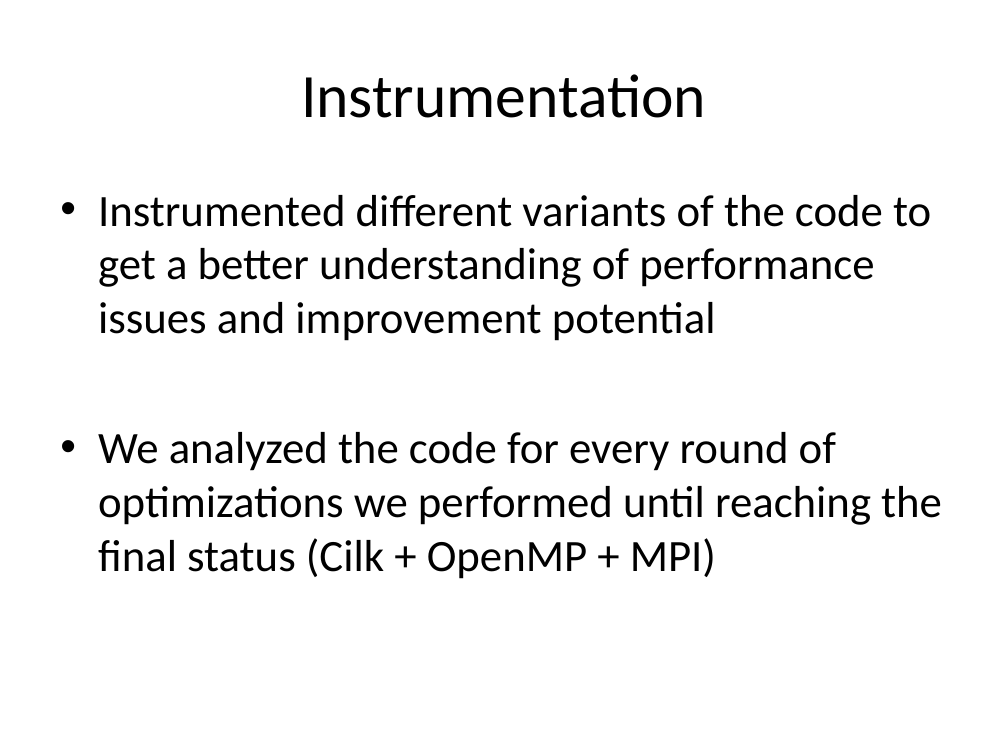
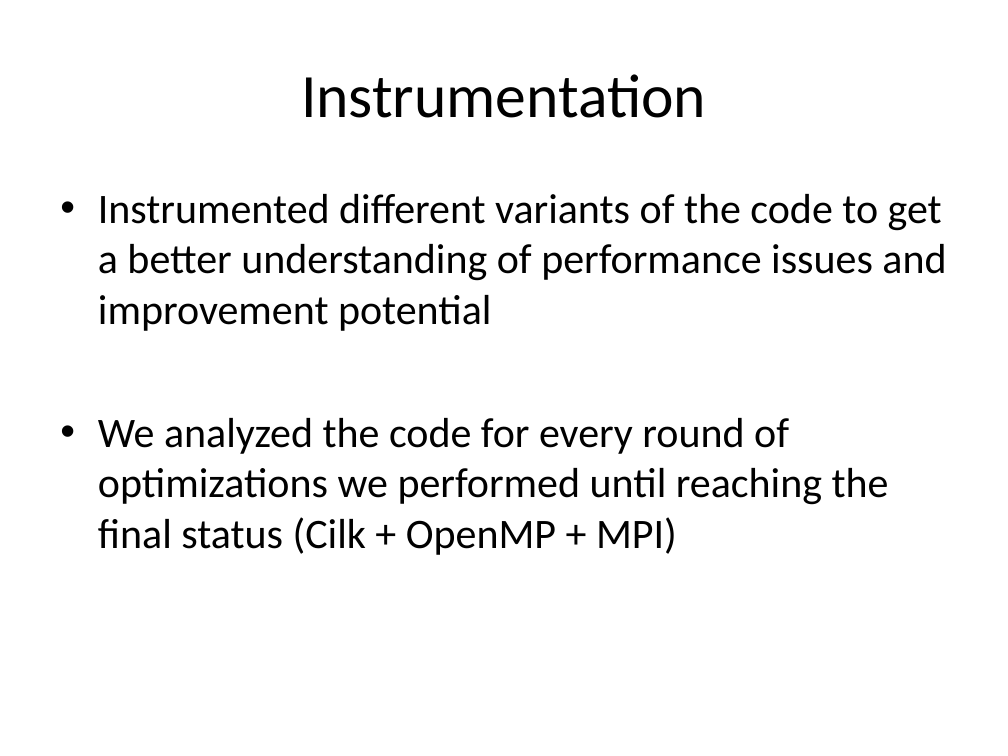
Before and after one commit to gauravk-in/hpc-lab-ws13, a slide deck: slide 3 of Project/FinalPresentaion/Presentation.ppt. Drawn at 1008x756 pixels with LibreOffice and Linux fonts; fonts in the diff are those of the drawing. Boxes give left, top, right and bottom in pixels: in the first picture for what was removed or moved away, otherwise in the second. Text is boxed around its words. In the diff, an @@ line names an element or a change of style, - is before the commit and + after.

```diff
--- a/Project/FinalPresentaion/Presentation.ppt
+++ b/Project/FinalPresentaion/Presentation.ppt
@@ text "Instrumented different variants of the ..." at (98, 194, 946, 555): size 32 to 30 pt; indent changed @@
```
Also in this commit, not shown: 4 other slides changed, 4 slides added, 5 other files.
